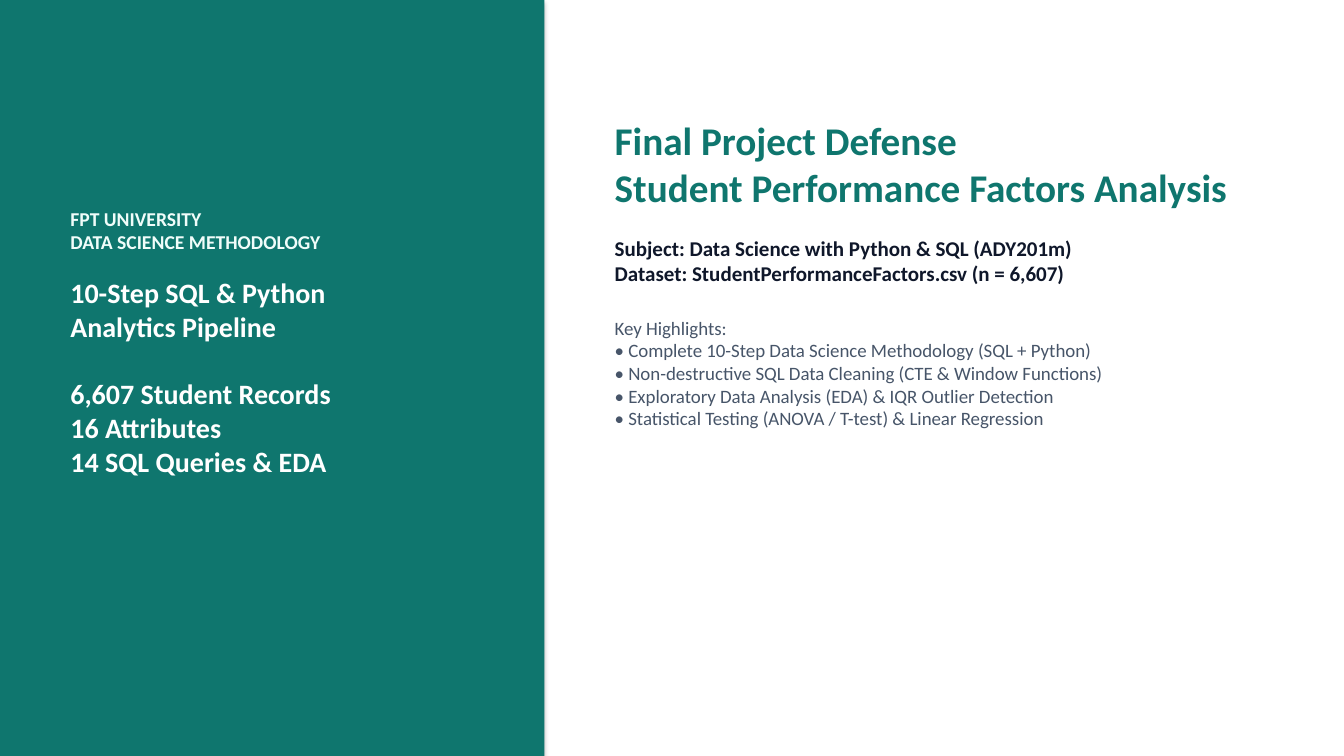
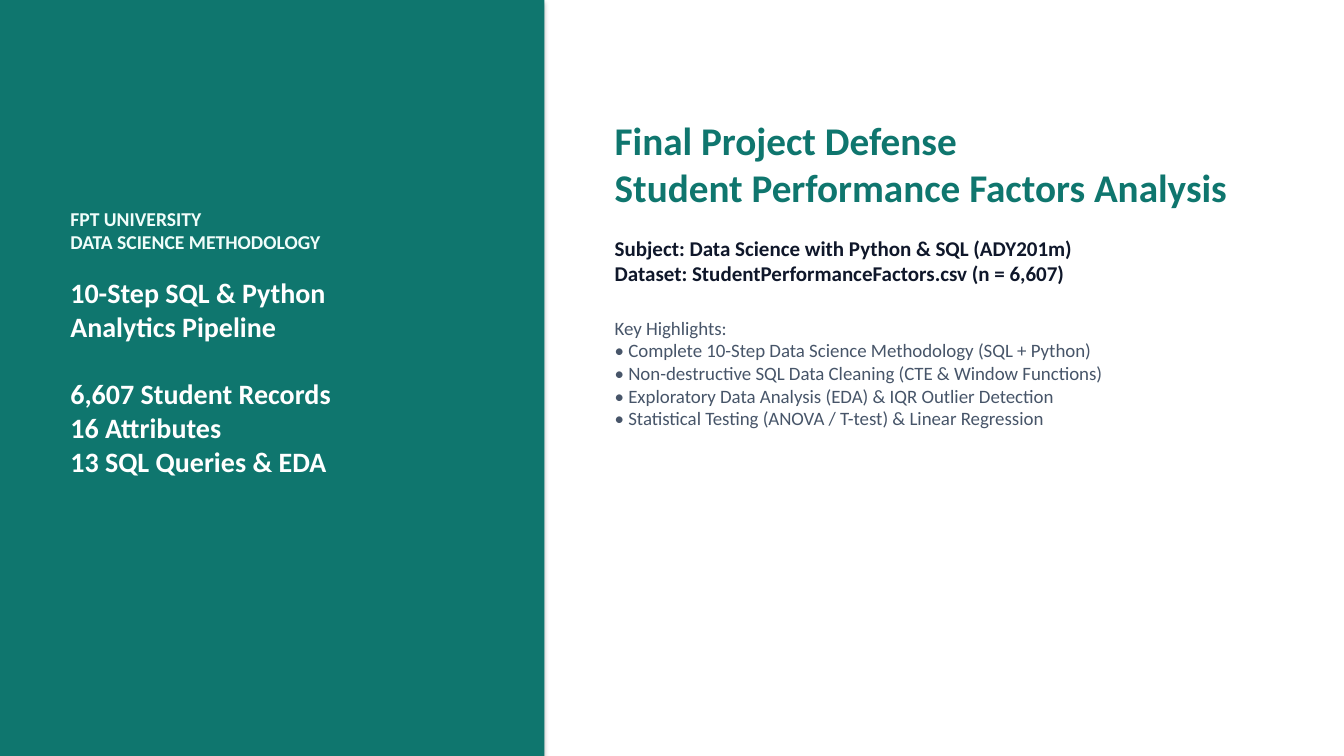
Before and after one commit to baole16/ADY201m, a slide deck: slide 1 of 2_Slide/Slide.pptx. Drawn at 1344x756 pixels with LibreOffice and Linux fonts; fonts in the diff are those of the drawing. Boxes give left, top, right and bottom in pixels: in the first picture for what was removed or moved away, otherwise in the second. Text is boxed around its words. In the diff, an @@ line names an element or a change of style, - is before the commit and + after.

Commit message:
Remove Query 4.2 and update SQL pipeline to 13 queries

```diff
--- a/2_Slide/Slide.pptx
+++ b/2_Slide/Slide.pptx
@@ text at (x1=70, y1=283, x2=331, y2=476): text changed @@
-10-Step SQL & Python
-Analytics Pipeline
-6,607 Student Records
-16 Attributes
-14 SQL Queries & EDA
+10-Step SQL & Python
+Analytics Pipeline
+6,607 Student Records
+16 Attributes
+13 SQL Queries & EDA
```
Also in this commit, not shown: 2 other slides changed, 16 other files.
